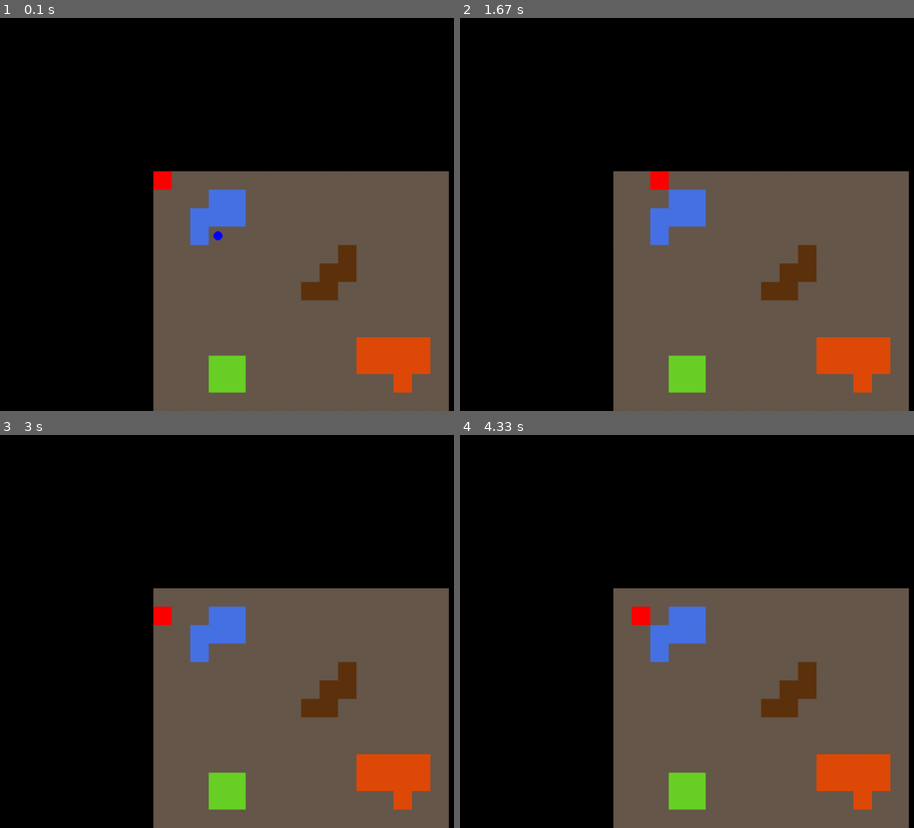
Above: before the commit, frames 1-4 (two rows, left to right).
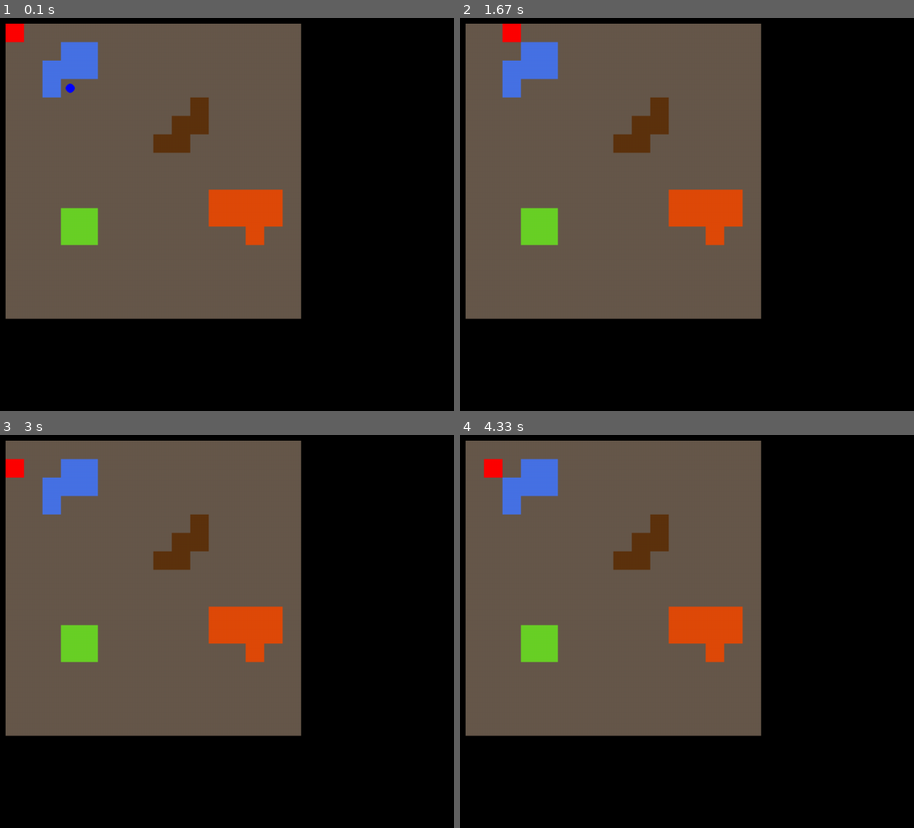
Above: after the commit, the same moments.

Repository: mytinycloud/90D-pygame-scaffold
Game: pygame game, started from main.py
Two runs of this game, one before a commit and one after it. Both use one fixed random seed, a clock stepped at 60 frames per second and the inputs below.
Inputs (mouse positions are in pixels of both pictures, inside the frame that each line leads up to):
- Up to frame 1 (0.1 s): no input
- Up to frame 2 (1.67 s): hold D 0.33-0.8 s; move the mouse to (596, 202) at 0.37 s; hold W 0.83-1.13 s; hold D 1.17-1.63 s
- Up to frame 3 (3 s): hold A 1.67-2.2 s; hold S 2.23-2.53 s; hold A 2.57-2.97 s
- Up to frame 4 (4.33 s): hold W 3-3.37 s; hold D 3.4-4.03 s; hold S from 4.07 s (still down)

The runs differ from the first frame. In frame 1, 67% of the frame differs, in the area x 1-99%, y 1-100%; in frame 2, 67%; in frame 3, 67%; in frame 4, 67%.

Commit message:
Fix camera origin

Diff:
--- a/systems/effect.py
+++ b/systems/effect.py
@@ -7,6 +7,10 @@
 from . import turn
 
 
+EFFECT_WAVE = 0
+EFFECT_FILL = 1
+
+
 '''
 Component class to store effect information
 '''
@@ -14,7 +18,7 @@
 class EffectComponent():
     direction: Vector2 = factory(Vector2)
     energy: int = 1
-    is_wave: bool = True
+    type: bool = EFFECT_WAVE
 
 
 
@@ -36,7 +40,7 @@
 
         # Propagation
         if effect.energy > 1:
-            if effect.is_wave:
+            if effect.type == EFFECT_WAVE:
                 # all energy is transferred to the new entity
                 energy_transfer = effect.energy - 1
                 group.add(propagate_entity(e, motion.position + effect.direction, energy_transfer))
--- a/systems/sprites.py
+++ b/systems/sprites.py
@@ -75,9 +75,8 @@
     camera = group.query_singleton('camera', 'motion')
     tilemap: TilemapComponent = group.query_singleton('tilemap').tilemap
     surface: Surface = camera.camera.surface
-    origin = Vector2(surface.get_size()) / 2 - camera.motion.position
-
     scale = camera.camera.scale
+    origin = Vector2(surface.get_size()) / 2 - (camera.motion.position * scale)
     sprite_scale = Vector2(camera.camera.scale / TILE_SCALE)
 
     for y, row in enumerate(tilemap.map):
@@ -106,7 +105,7 @@
 def mount_sprite_system(group: EntityGroup, target: Surface):
     camera = Entity("camera")
     camera.camera = CameraComponent(surface=target)
-    camera.motion = MotionComponent()
+    camera.motion = MotionComponent(position=Vector2(8,8))
     group.add(camera)
 
     group.mount_system(draw_sprite_system)
